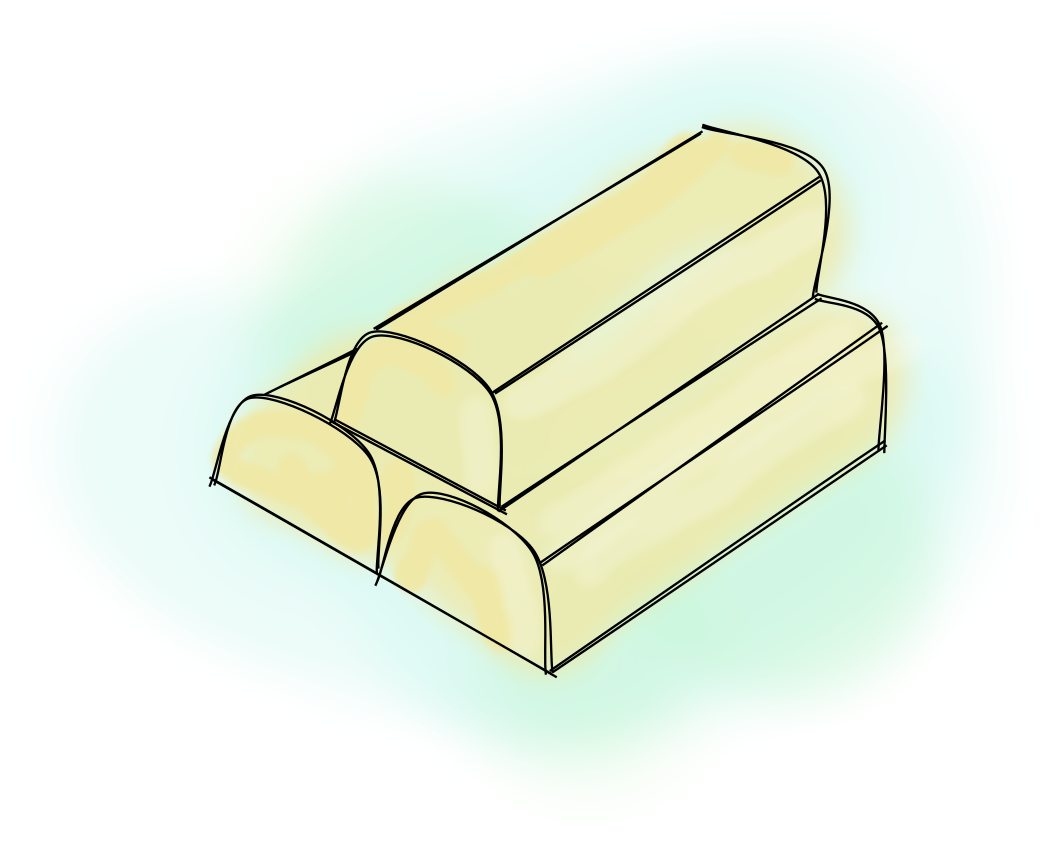
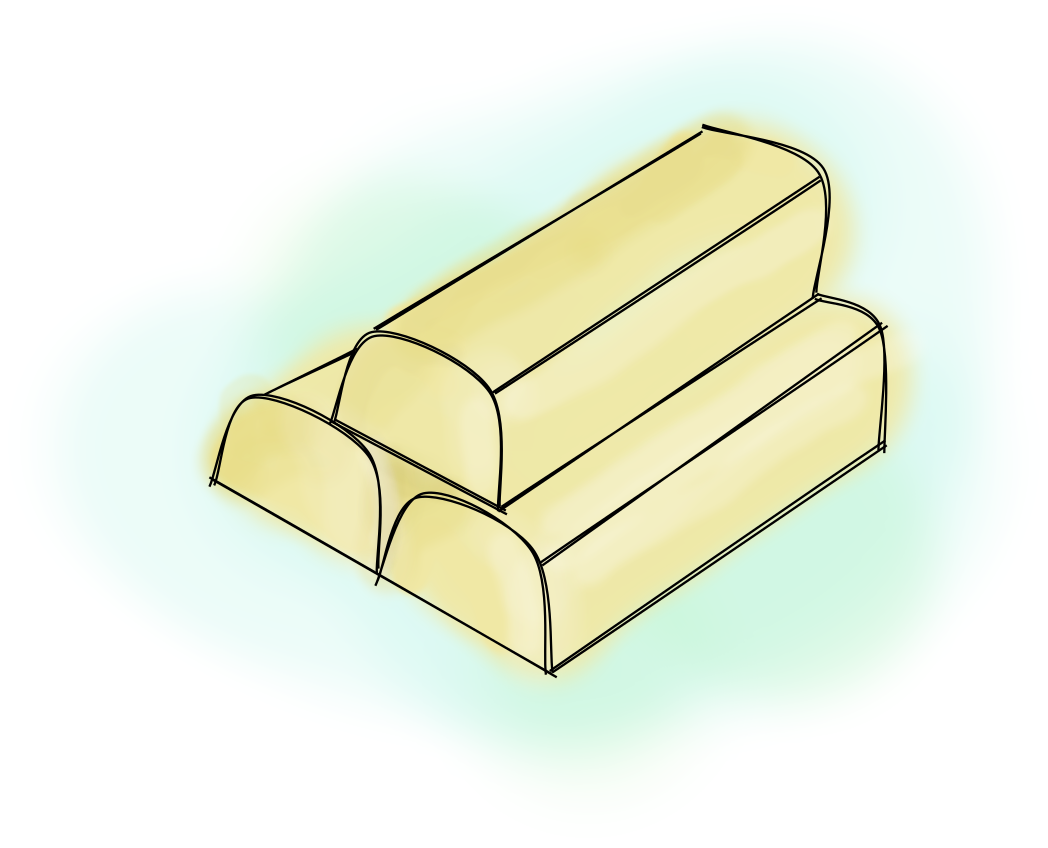
Layers edited between the first and the second 1048×848 image:
added layer "Layer #4" above "Layer #1" over [191, 104, 927, 695]
painted on "Layer #1" over [357, 388, 568, 659]
